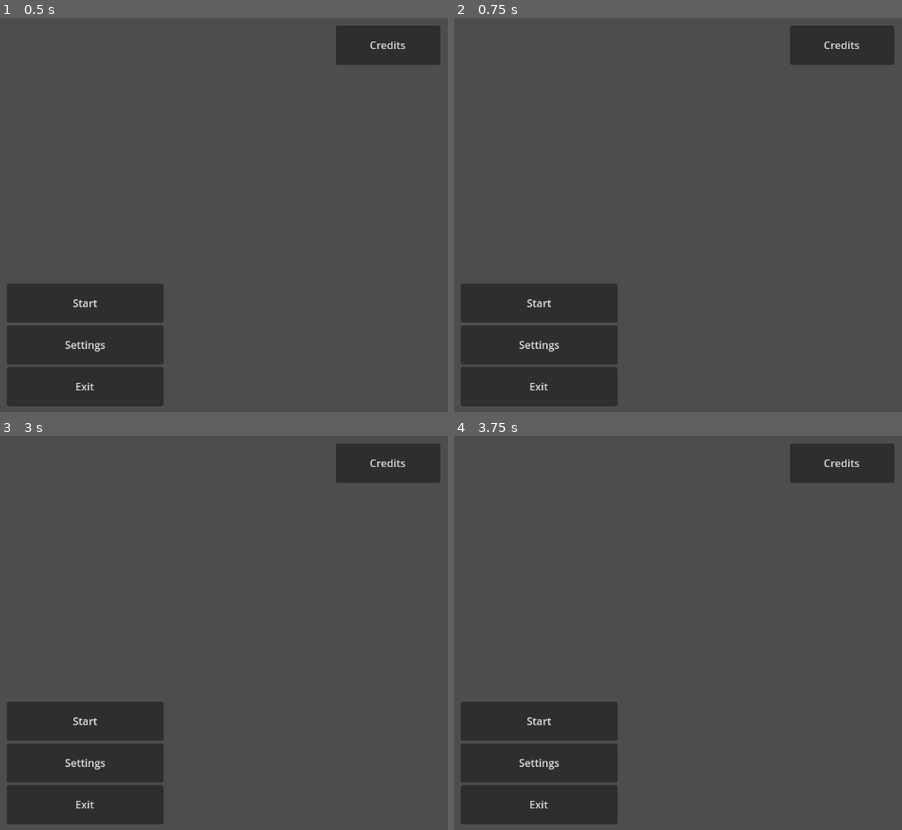
Above: before the commit, frames 1-4 (two rows, left to right).
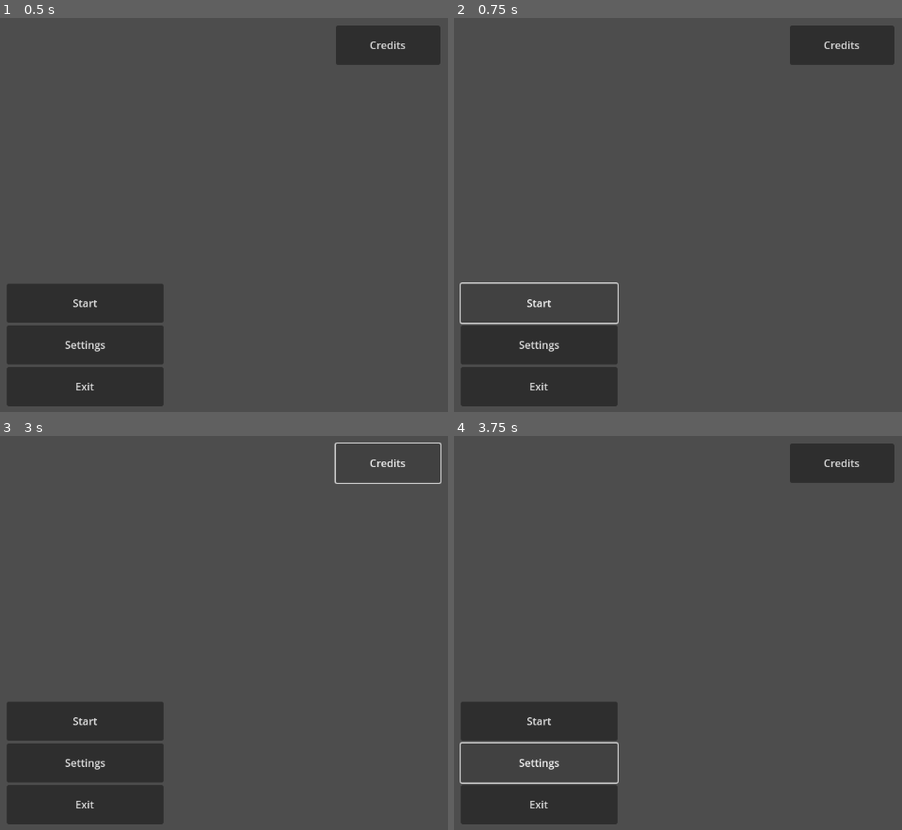
Above: after the commit, the same moments.

Repository: sjgillGit/GWJ80
Game: Godot game, scene res://PrivateDevRoom/Scenes/main_menu.tscn
Same seed, same stepped clock (60 frames per second), same inputs: the game is played once before the commit and once after it. The project has no main scene, so this scene is started directly.
Inputs:
- Up to frame 1 (0.5 s): no input
- Up to frame 2 (0.75 s): click "Start" at 0.5 s
- Up to frame 3 (3 s): click "Start" at 1.25 s; click "Start" at 2 s; click "Credits" at 2.75 s
- Up to frame 4 (3.75 s): click "Settings" at 3.5 s

Frame 1 is identical in both runs. In frame 2, 0.4% of the frame differs, in the area x 1-37%, y 67-78%; in frame 3, 0.3%; in frame 4, 0.4%.

Commit message:
added message_box

Diff:
--- a/PrivateDevRoom/Scenes/main_menu.tscn
+++ b/PrivateDevRoom/Scenes/main_menu.tscn
@@ -18,6 +18,7 @@
 anchor_bottom = 1.0
 grow_horizontal = 2
 grow_vertical = 2
+mouse_filter = 2
 theme_override_constants/margin_left = 32
 theme_override_constants/margin_top = 32
 theme_override_constants/margin_right = 32
@@ -33,6 +34,7 @@
 [node name="VBoxContainer" type="VBoxContainer" parent="MarginContainer"]
 layout_mode = 2
 size_flags_vertical = 8
+mouse_filter = 2
 alignment = 1
 
 [node name="Start" type="Button" parent="MarginContainer/VBoxContainer"]
@@ -64,3 +66,4 @@
 anchor_bottom = 1.0
 grow_horizontal = 2
 grow_vertical = 2
+mouse_filter = 2
--- /dev/null
+++ b/PrivateDevRoom/Scenes/message_box.tscn
@@ -0,0 +1,69 @@
+[gd_scene load_steps=2 format=3 uid="uid://ctferwj741det"]
+
+[ext_resource type="Script" uid="uid://ctsgh3ff2das4" path="res://PrivateDevRoom/Scripts/message_box.gd" id="1_w56o5"]
+
+[node name="MessageBox" type="Control" node_paths=PackedStringArray("title_label", "message_label")]
+z_index = 10
+layout_mode = 3
+anchors_preset = 15
+anchor_right = 1.0
+anchor_bottom = 1.0
+grow_horizontal = 2
+grow_vertical = 2
+script = ExtResource("1_w56o5")
+title_label = NodePath("MarginContainer/PanelContainer/MarginContainer/VBoxContainer/Title")
+message_label = NodePath("MarginContainer/PanelContainer/MarginContainer/VBoxContainer/MessageLabel")
+
+[node name="MarginContainer" type="MarginContainer" parent="."]
+layout_mode = 1
+anchors_preset = 15
+anchor_right = 1.0
+anchor_bottom = 1.0
+grow_horizontal = 2
+grow_vertical = 2
+theme_override_constants/margin_left = 177
+theme_override_constants/margin_top = 100
+theme_override_constants/margin_right = 177
+theme_override_constants/margin_bottom = 100
+
+[node name="PanelContainer" type="PanelContainer" parent="MarginContainer"]
+layout_mode = 2
+
+[node name="MarginContainer" type="MarginContainer" parent="MarginContainer/PanelContainer"]
+layout_mode = 2
+theme_override_constants/margin_left = 89
+theme_override_constants/margin_top = 50
+theme_override_constants/margin_right = 89
+theme_override_constants/margin_bottom = 50
+
+[node name="VBoxContainer" type="VBoxContainer" parent="MarginContainer/PanelContainer/MarginContainer"]
+layout_mode = 2
+theme_override_constants/separation = 15
+
+[node name="Title" type="Label" parent="MarginContainer/PanelContainer/MarginContainer/VBoxContainer"]
+layout_mode = 2
+theme_override_font_sizes/font_size = 48
+text = "Title"
+horizontal_alignment = 1
+vertical_alignment = 1
+
+[node name="MessageLabel" type="Label" parent="MarginContainer/PanelContainer/MarginContainer/VBoxContainer"]
+layout_mode = 2
+text = "test text
+something-something
+Grats and stuff
+:)"
+horizontal_alignment = 1
+
+[node name="Control" type="Control" parent="MarginContainer/PanelContainer/MarginContainer/VBoxContainer"]
+layout_mode = 2
+size_flags_vertical = 3
+
+[node name="Exit" type="Button" parent="MarginContainer/PanelContainer/MarginContainer/VBoxContainer"]
+custom_minimum_size = Vector2(150, 50)
+layout_mode = 2
+size_flags_horizontal = 4
+size_flags_vertical = 8
+text = "Ok"
+
+[connection signal="pressed" from="MarginContainer/PanelContainer/MarginContainer/VBoxContainer/Exit" to="." method="_on_exit_pressed"]
--- a/PrivateDevRoom/Scenes/settings.tscn
+++ b/PrivateDevRoom/Scenes/settings.tscn
@@ -18,9 +18,9 @@
 anchor_bottom = 1.0
 grow_horizontal = 2
 grow_vertical = 2
-theme_override_constants/margin_left = 100
+theme_override_constants/margin_left = 177
 theme_override_constants/margin_top = 100
-theme_override_constants/margin_right = 100
+theme_override_constants/margin_right = 177
 theme_override_constants/margin_bottom = 100
 
 [node name="PanelContainer" type="PanelContainer" parent="MarginContainer"]
--- /dev/null
+++ b/PrivateDevRoom/Scripts/Global/Global.gd
@@ -0,0 +1 @@
+extends Node
--- /dev/null
+++ b/PrivateDevRoom/Scripts/message_box.gd
@@ -0,0 +1,22 @@
+class_name MessageBox
+extends Control
+
+# TODO chage path before merging into main
+const SELF_SCENE : PackedScene = preload("res://PrivateDevRoom/Scenes/message_box.tscn")
+
+@export_group("Internal connections")
+@export var title_label : Label
+@export var message_label : Label
+
+
+static func new_messsage_box(title : String , text : String) -> MessageBox:
+	var new_message_box : MessageBox = SELF_SCENE.instantiate()
+	new_message_box.title_label.text = title
+	new_message_box.message_label.text = text
+	return new_message_box
+
+
+func _on_exit_pressed() -> void:
+	if visible:
+		hide()
+		queue_free()
Not shown, added: PrivateDevRoom/Scripts/Global/Global.gd.uid
Not shown, added: PrivateDevRoom/Scripts/message_box.gd.uid
